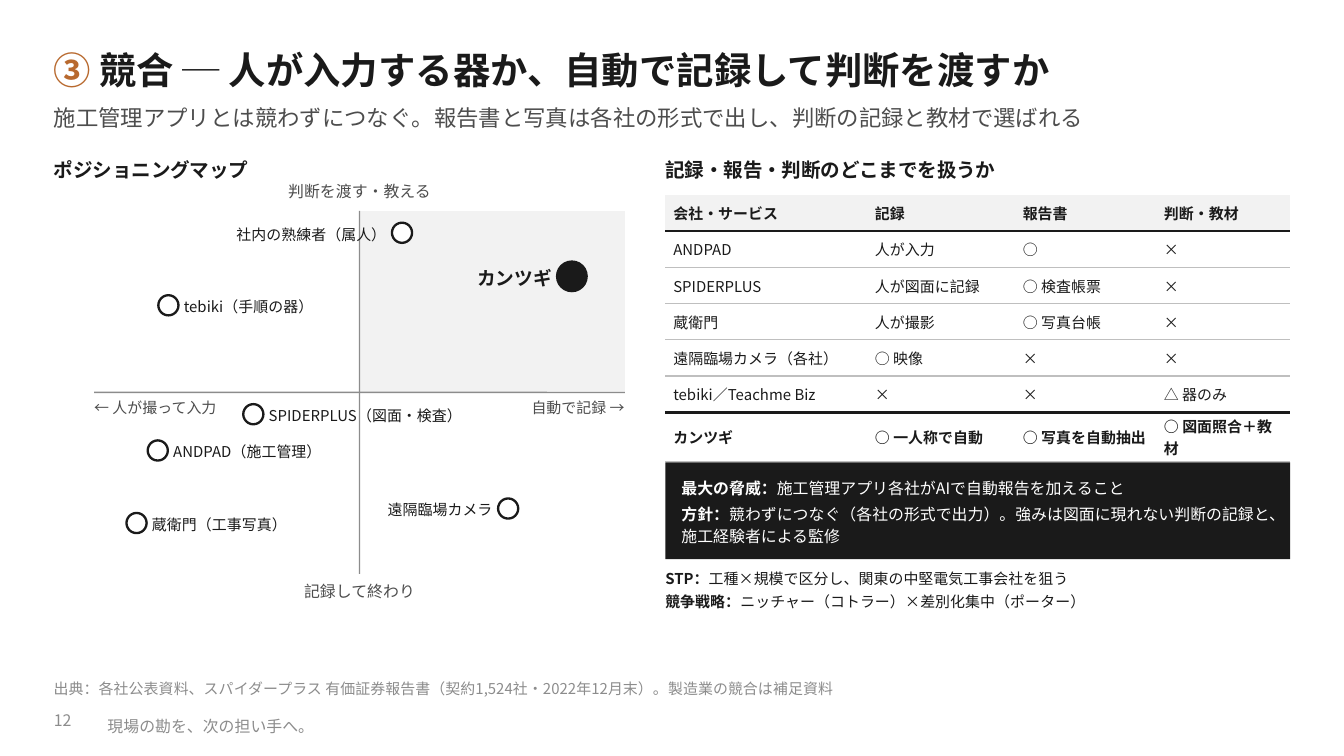
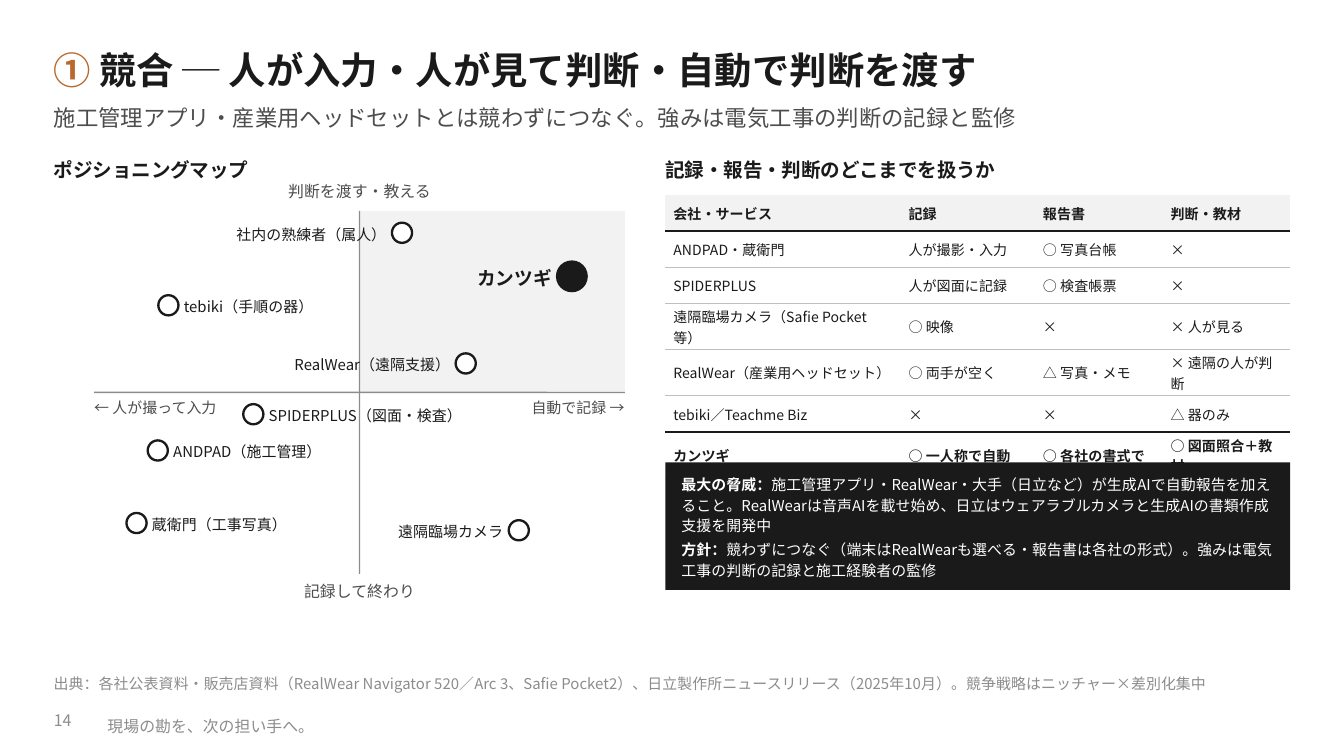
Before and after one commit to SEITOSHIKI/-ai-commute-audio-, a slide deck: slide 14 of deck/カンツギ_事業計画書_本編.pptx (slide 12 before the commit). Drawn at 1344x756 pixels with LibreOffice and Linux fonts; fonts in the diff are those of the drawing; background and template pictures are left out. Boxes give left, top, right and bottom in pixels: in the first picture for what was removed or moved away, otherwise in the second. Text is boxed around its words. In the diff, an @@ line names an element or a change of style, - is before the commit and + after.

```diff
--- a/deck/カンツギ_事業計画書_本編.pptx
+++ b/deck/カンツギ_事業計画書_本編.pptx
@@ text at bbox=[54, 51, 977, 88]: text changed @@
-③ 競合 ─ 人が入力する器か、自動で記録して判断を渡すか
+① 競合 ─ 人が入力・人が見て判断・自動で判断を渡す
@@ text at bbox=[54, 107, 1016, 128]: text changed @@
-施工管理アプリとは競わずにつなぐ。報告書と写真は各社の形式で出し、判断の記録と教材で選ばれる
+施工管理アプリ・産業用ヘッドセットとは競わずにつなぐ。強みは電気工事の判断の記録と監修
@@ table at bbox=[665, 195, 1290, 469] @@
-row 2: ANDPAD | 人が入力 | ○ | ×
+row 2: ANDPAD・蔵衛門 | 人が撮影・入力 | ○ 写真台帳 | ×
-row 4: 蔵衛門 | 人が撮影 | ○ 写真台帳 | ×
+row 4: 遠隔臨場カメラ（Safie Pocket等） | ○ 映像 | × | × 人が見る
-row 5: 遠隔臨場カメラ（各社） | ○ 映像 | × | ×
+row 5: RealWear（産業用ヘッドセット） | ○ 両手が空く | △ 写真・メモ | × 遠隔の人が判断
-row 7, column 3: ○ 写真を自動抽出
+row 7, column 3: ○ 各社の書式で
@@ size 8 to 7.5 pt in "会社・サービス", "記録", "報告書", "判断・教材" and 12 more places @@
@@ text added at bbox=[294, 355, 449, 375], 8 pt, text #1A1A1A @@
+RealWear（遠隔支援）
@@ ellipse added at bbox=[456, 353, 476, 374], fill #FFFFFF, outline #1A1A1A 1.25 pt @@
@@ rectangle: place and size @@
-rectangle at bbox=[665, 462, 1290, 559]
+rectangle at bbox=[665, 462, 1290, 590]
@@ text at bbox=[681, 477, 1272, 578]: text changed; size 8.5 to 8 pt @@
-最大の脅威：施工管理アプリ各社がAIで自動報告を加えること
-方針：競わずにつなぐ（各社の形式で出力）。強みは図面に現れない判断の記録と、施工経験者による監修
+最大の脅威：施工管理アプリ・RealWear・大手（日立など）が生成AIで自動報告を加えること。RealWearは音声AIを載せ始め、日立はウェアラブルカメラと生成AIの書類作成支援を開発中
+方針：競わずにつなぐ（端末はRealWearも選べる・報告書は各社の形式）。強みは電気工事の判断の記録と施工経験者の監修
@@ text "遠隔臨場カメラ": place and size @@
-text "遠隔臨場カメラ" at bbox=[388, 502, 493, 516]
+text "遠隔臨場カメラ" at bbox=[398, 524, 503, 539]
@@ ellipse: place and size @@
-ellipse at bbox=[499, 499, 519, 519]
+ellipse at bbox=[509, 520, 530, 540]
@@ text removed at bbox=[665, 571, 1085, 609] @@
-STP：工種×規模で区分し、関東の中堅電気工事会社を狙う
-競争戦略：ニッチャー（コトラー）×差別化集中（ポーター）
@@ text at bbox=[54, 676, 1206, 693]: text changed @@
-出典：各社公表資料、スパイダープラス 有価証券報告書（契約1,524社・2022年12月末）。製造業の競合は補足資料
+出典：各社公表資料・販売店資料（RealWear Navigator 520／Arc 3、Safie Pocket2）、日立製作所ニュースリリース（2025年10月）。競争戦略はニッチャー×差別化集中
@@ page number at bbox=[54, 714, 72, 726]: text changed @@
-12
+14
```
Also in this commit, not shown: 19 other slides changed, 7 slides added, 2 slides removed, 19 other files.
